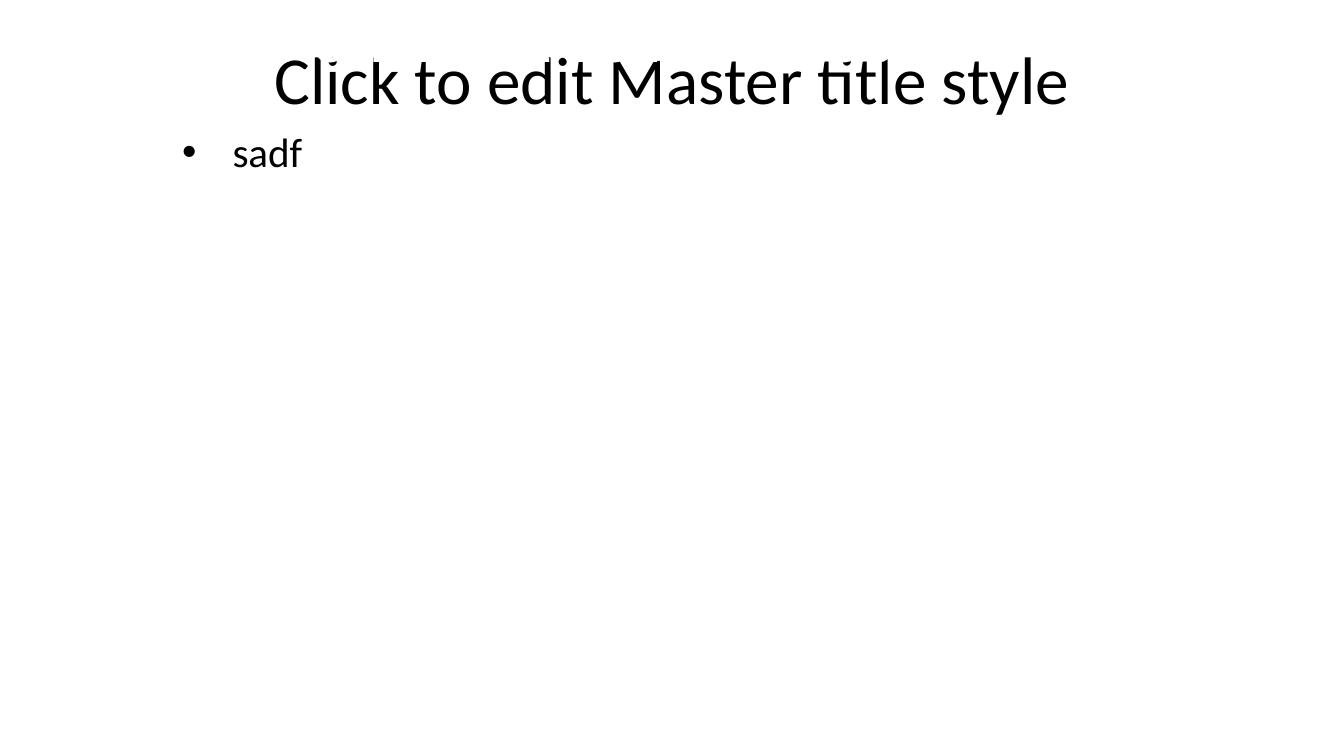
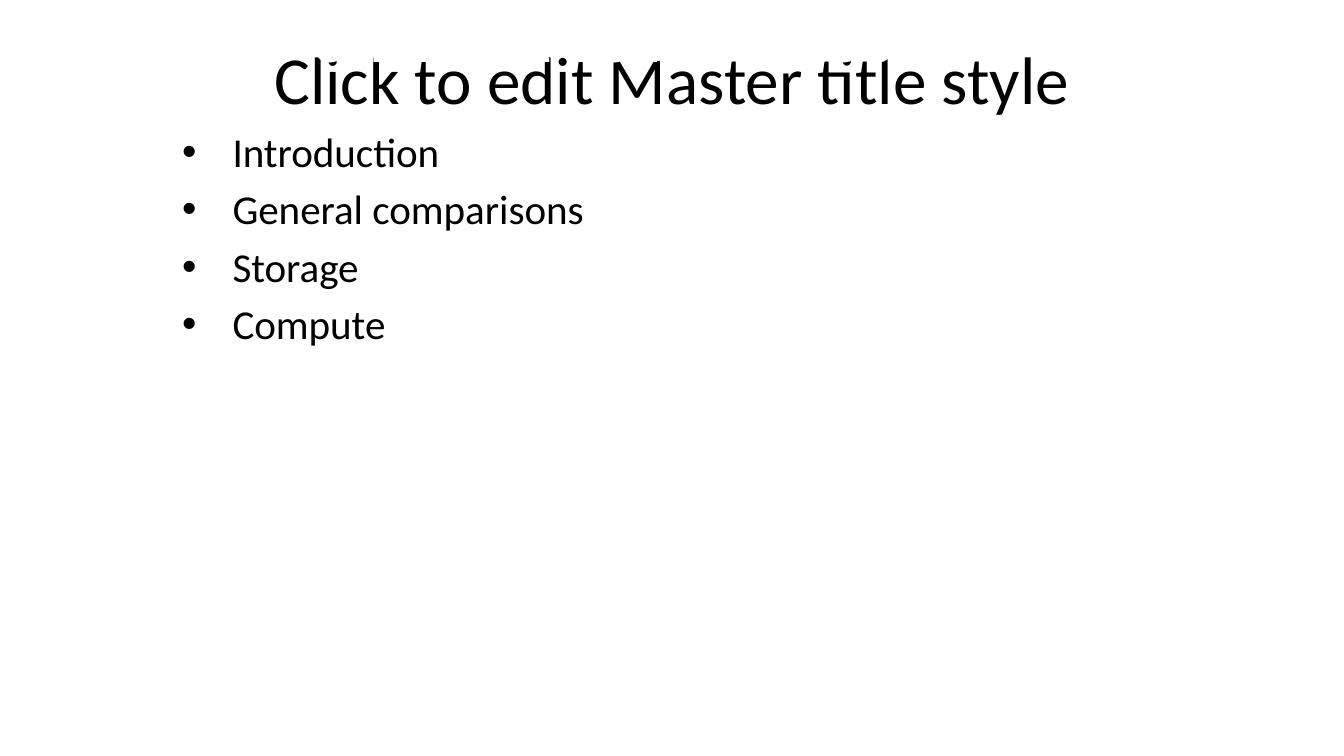
Before and after one commit to timothywarner/awsazure, a slide deck: slide 3 of warner-azure-aws.pptx. Drawn at 1344x756 pixels with LibreOffice and Linux fonts; fonts in the diff are those of the drawing; background and template pictures are left out. Boxes give left, top, right and bottom in pixels: in the first picture for what was removed or moved away, otherwise in the second. Text is boxed around its words. In the diff, an @@ line names an element or a change of style, - is before the commit and + after.

```diff
--- a/warner-azure-aws.pptx
+++ b/warner-azure-aws.pptx
@@ text at [233, 138, 583, 346]: text changed @@
-• sadf
+• Introduction
+• General comparisons
+• Storage
+• Compute
```
Also in this commit, not shown: 1 other slide changed, 12 slides added, 1 other file.
